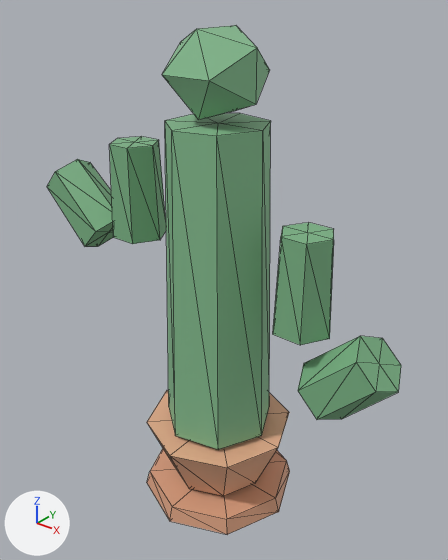
The glTF model public/studio/v2.15.0/d_cactus/model.glb as it was, and as the next commit left it.
Rendered twice from a 50 mm lens placed at (3.75, -4.59, 4.62), pointed at (-0.06, 0.17, 1.68). The lights are fixed; the arrows at lower left show +X, +Y and +Z. The picture after the commit comes second. Mesh edges are drawn as thin lines. Where no turn or scale is listed for an object, it has been applied to the vertices.

The first picture shows 'part0', 'part1', 'part2', 'part3', 'part4', 'part5', 'part6', 'part7'.
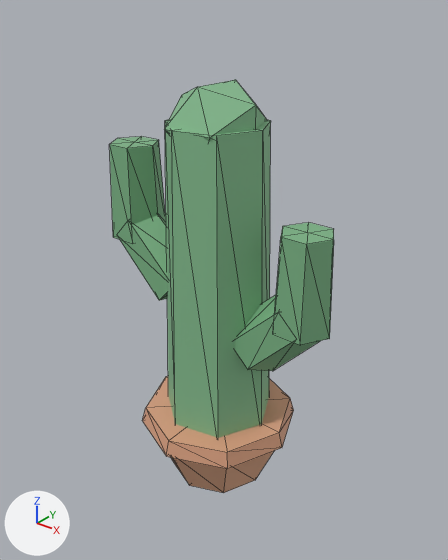
Changed parts and their boxes [x1, y1, x2, y2] in the pictures (448 x 560 px):
'part7', moved
    before: [147, 449, 290, 535]
    after: [142, 376, 294, 469]
'part1', moved
    before: [162, 25, 270, 120]
    after: [164, 80, 267, 141]
'part4', moved
    before: [298, 336, 401, 420]
    after: [235, 295, 320, 371]
'part2', moved
    before: [47, 159, 113, 247]
    after: [120, 212, 168, 300]
'part6', moved
    before: [147, 390, 289, 496]
    after: [171, 451, 274, 493]

What the commit changed:
me_geometry_1 is used by ob_part1; location (0.0, 0.0, 0.0).
me_geometry_1 had 12 vertices, 20 faces and spanned x -0.442..0.442, y -0.442..0.442, z 3.475..4.241.
me_geometry_1 now has 12 vertices, 20 faces and spans x -0.442..0.442, y -0.442..0.442, z 2.997..3.763.
me_geometry_1 part 1: the whole mesh is moved by (0.0, 0.0, -0.478).
me_geometry_2 is used by ob_part2; location (0.0, 0.0, 0.0).
me_geometry_2 had 14 vertices, 24 faces and spanned x -2.555..-1.475, y -0.286..0.286, z 1.636..2.701.
me_geometry_2 now has 14 vertices, 24 faces and spans x -1.356..-0.276, y -0.286..0.286, z 1.308..2.373.
me_geometry_2 part 2: the whole mesh is moved by (1.199, 0.0, -0.328).
me_geometry_4 is used by ob_part4; location (0.0, 0.0, 0.0).
me_geometry_4 had 14 vertices, 24 faces and spanned x 1.099..2.097, y -0.286..0.286, z 0.698..1.696.
me_geometry_4 now has 14 vertices, 24 faces and spans x 0.267..1.265, y -0.286..0.286, z 0.917..1.915.
me_geometry_4 part 3: the whole mesh is moved by (-0.832, 0.0, 0.219).
me_geometry_6 is used by ob_part6; location (0.0, 0.0, 0.0).
me_geometry_6 had 18 vertices, 32 faces and spanned x -0.85..0.85, y -0.85..0.85, z -0.75..-0.05.
me_geometry_6 now has 18 vertices, 32 faces and spans x -0.85..0.85, y -0.85..0.85, z -0.7..0.0.
me_geometry_6 part 4: the whole mesh is moved by (0.0, 0.0, 0.05).
me_geometry_7 is used by ob_part7; location (0.0, 0.0, 0.0).
me_geometry_7 had 18 vertices, 32 faces and spanned x -0.9..0.9, y -0.9..0.9, z -0.98..-0.8.
me_geometry_7 now has 18 vertices, 32 faces and spans x -0.9..0.9, y -0.9..0.9, z -0.02..0.16.
me_geometry_7 part 5: the whole mesh is moved by (0.0, 0.0, 0.96).
